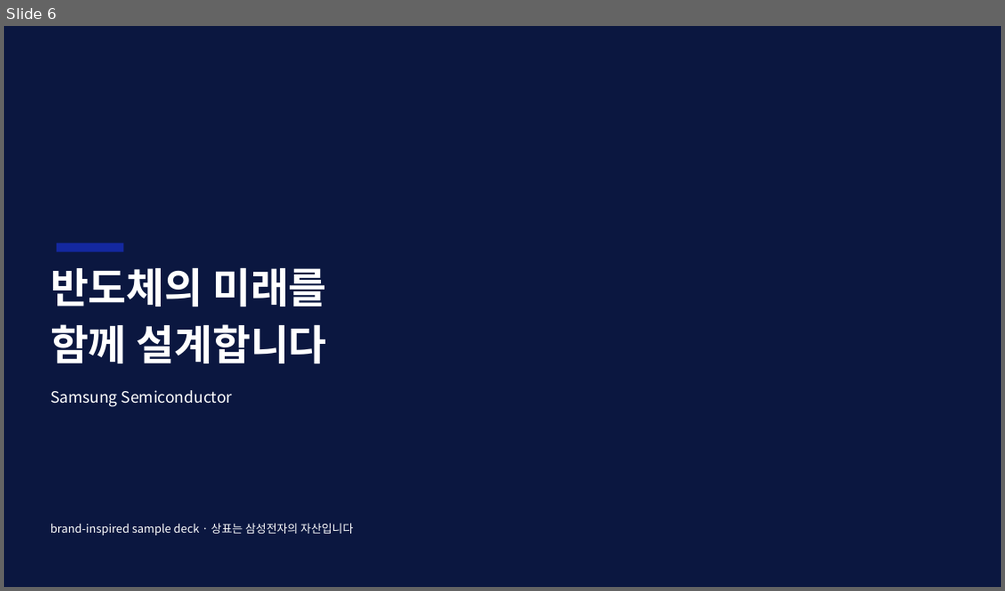
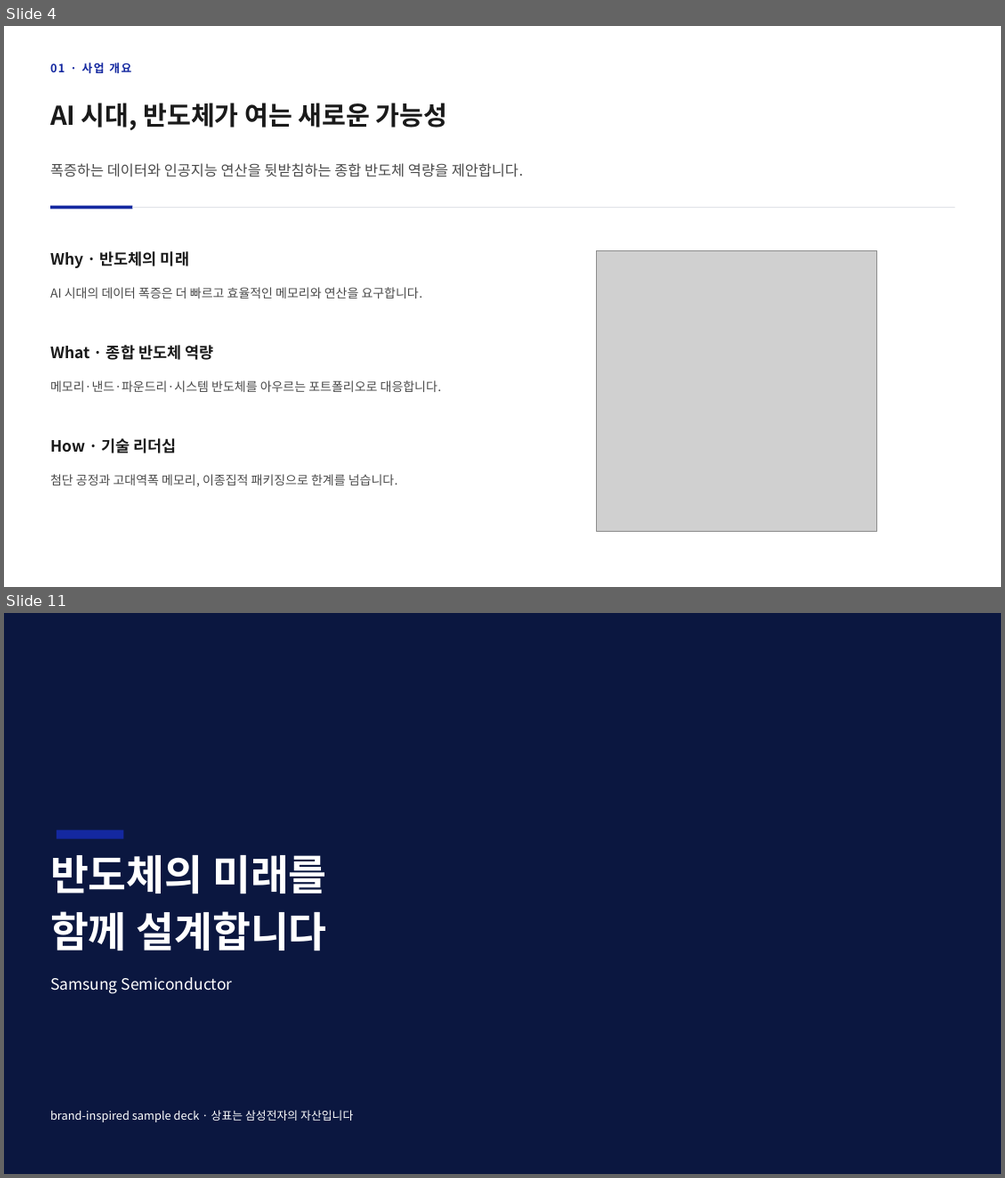
Before and after one commit to sylvanus4/kr-brand-decks, a slide deck: skills/deck-samsung-semi/examples/samsung-semi-6p.pptx. Shown one above the other, each under a label of ours: slide 6 before the commit, slides 4 and 11 after it; the slides between them are not shown. The pictures are 1005x591 and 1005x1178 pixels, drawn with LibreOffice and Linux fonts; fonts in the diff are those of the drawing; grey boxes stand for pictures. Boxes give left, top, right and bottom in pixels: in the first picture for what was removed or moved away, otherwise in the second. Text is boxed around its words. In the diff, an @@ line names an element or a change of style, - is before the commit and + after.

```diff
--- a/skills/deck-samsung-semi/examples/samsung-semi-6p.pptx
+++ b/skills/deck-samsung-semi/examples/samsung-semi-6p.pptx
@@ slide 4 added at (4,26,1001,587), background #FFFFFF @@
@@ text added at (50,62,131,73), 11 pt, text #1428A0, bold @@
+01 · 사업 개요
@@ text added at (50,103,446,130), 25 pt, text #1A1A1A, bold @@
+AI 시대, 반도체가 여는 새로운 가능성
@@ text added at (50,163,523,177), 14 pt, text #4A4A4A @@
+폭증하는 데이터와 인공지능 연산을 뒷받침하는 종합 반도체 역량을 제안합니다.
@@ rectangle added at (50,206,133,208), fill #1428A0 @@
@@ rectangle added at (133,207,955,208), fill #E1E3E8 @@
@@ text added at (50,251,189,268), 15 pt, text #1A1A1A, bold @@
+Why · 반도체의 미래
@@ picture added at (596,250,877,531) @@
@@ text added at (50,287,423,298), 12 pt, text #4A4A4A @@
+AI 시대의 데이터 폭증은 더 빠르고 효율적인 메모리와 연산을 요구합니다.
@@ text added at (50,345,213,360), 15 pt, text #1A1A1A, bold @@
+What · 종합 반도체 역량
@@ text added at (50,380,442,392), 12 pt, text #4A4A4A @@
+메모리·낸드·파운드리·시스템 반도체를 아우르는 포트폴리오로 대응합니다.
@@ text added at (50,438,177,453), 15 pt, text #1A1A1A, bold @@
+How · 기술 리더십
@@ text added at (50,474,398,487), 12 pt, text #4A4A4A @@
+첨단 공정과 고대역폭 메모리, 이종집적 패키징으로 한계를 넘습니다.
@@ what was slide 6 is now slide 11 @@
```
Also in this commit, not shown: 4 slides changed, 4 other slides added, 14 other files.
